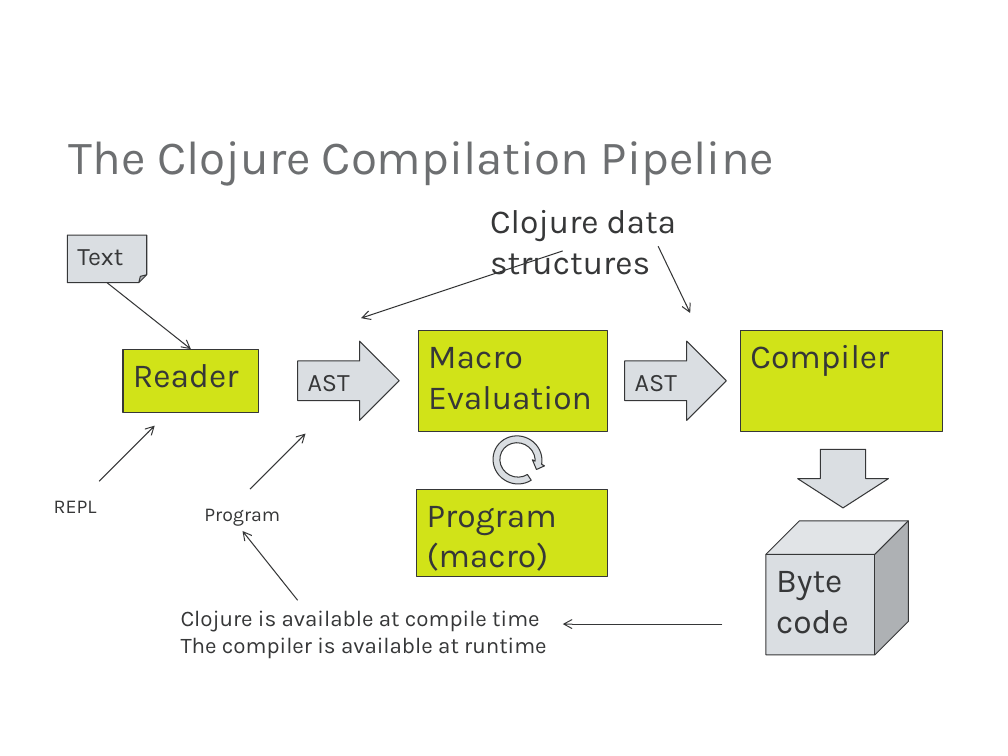
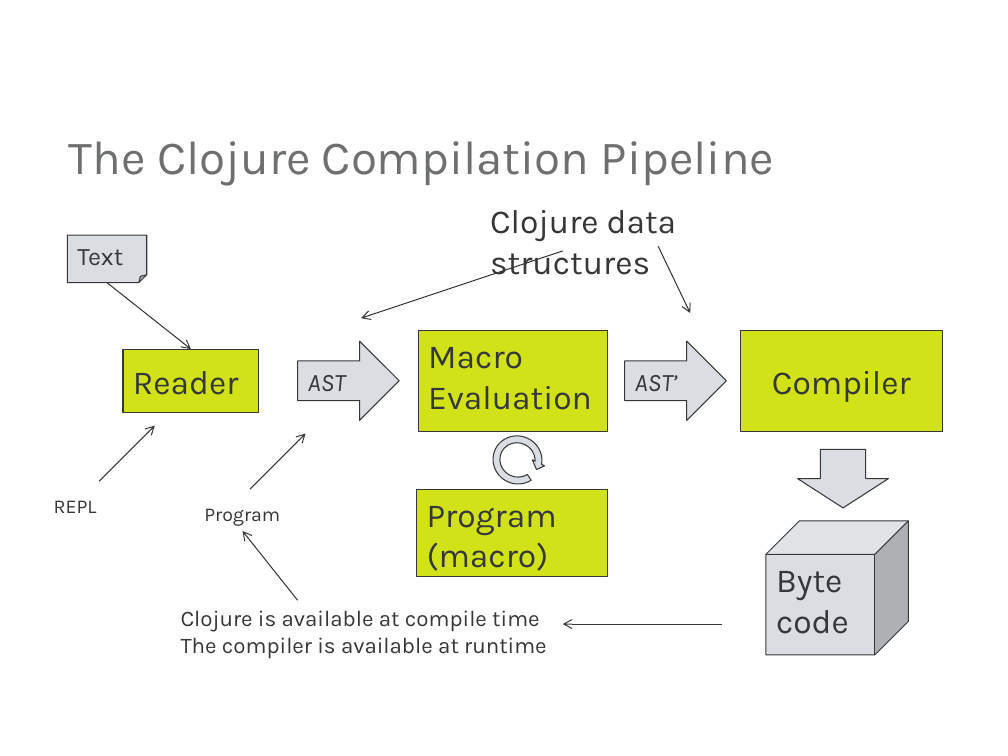
Before and after one commit to mjul/top-10-clojure-oredev-2011, a slide deck: slide 38 of Top Things to Learn From Clojure.pptx (slide 37 before the commit). Drawn at 1008x756 pixels with LibreOffice and Linux fonts; fonts in the diff are those of the drawing; background and template pictures are left out. Boxes give left, top, right and bottom in pixels: in the first picture for what was removed or moved away, otherwise in the second. Text is boxed around its words. In the diff, an @@ line names an element or a change of style, - is before the commit and + after.

```diff
--- a/Top Things to Learn From Clojure.pptx
+++ b/Top Things to Learn From Clojure.pptx
@@ rectangle "Reader" at [123,349,259,412]: vertical alignment top to middle @@
@@ right arrow "AST" at [297,341,399,420]: italic on @@
@@ rectangle "Compiler" at [741,331,942,431]: alignment left to centre; vertical alignment top to middle @@
@@ text in right arrow at [635,375,678,392]: text changed; italic on @@
-AST
+AST’
```
Also in this commit, not shown: 7 other slides changed, 1 slide added, 1 other file.
